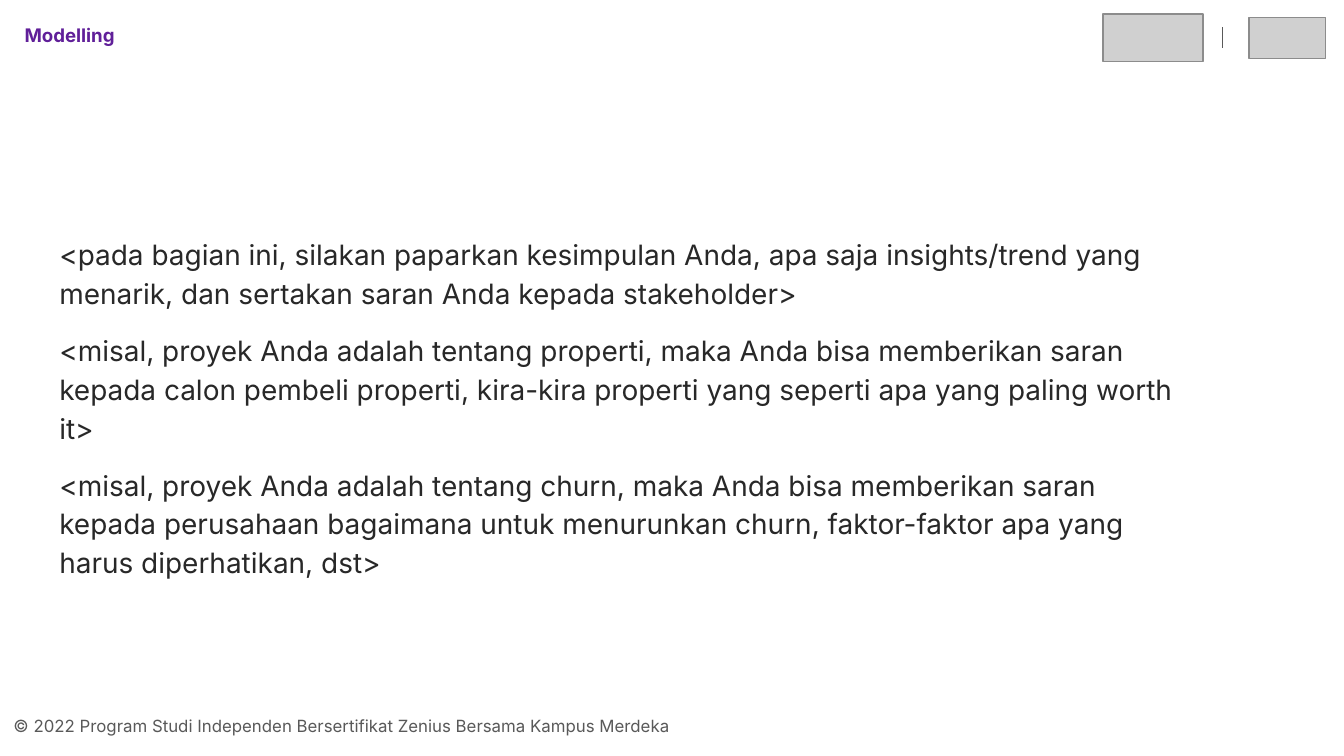
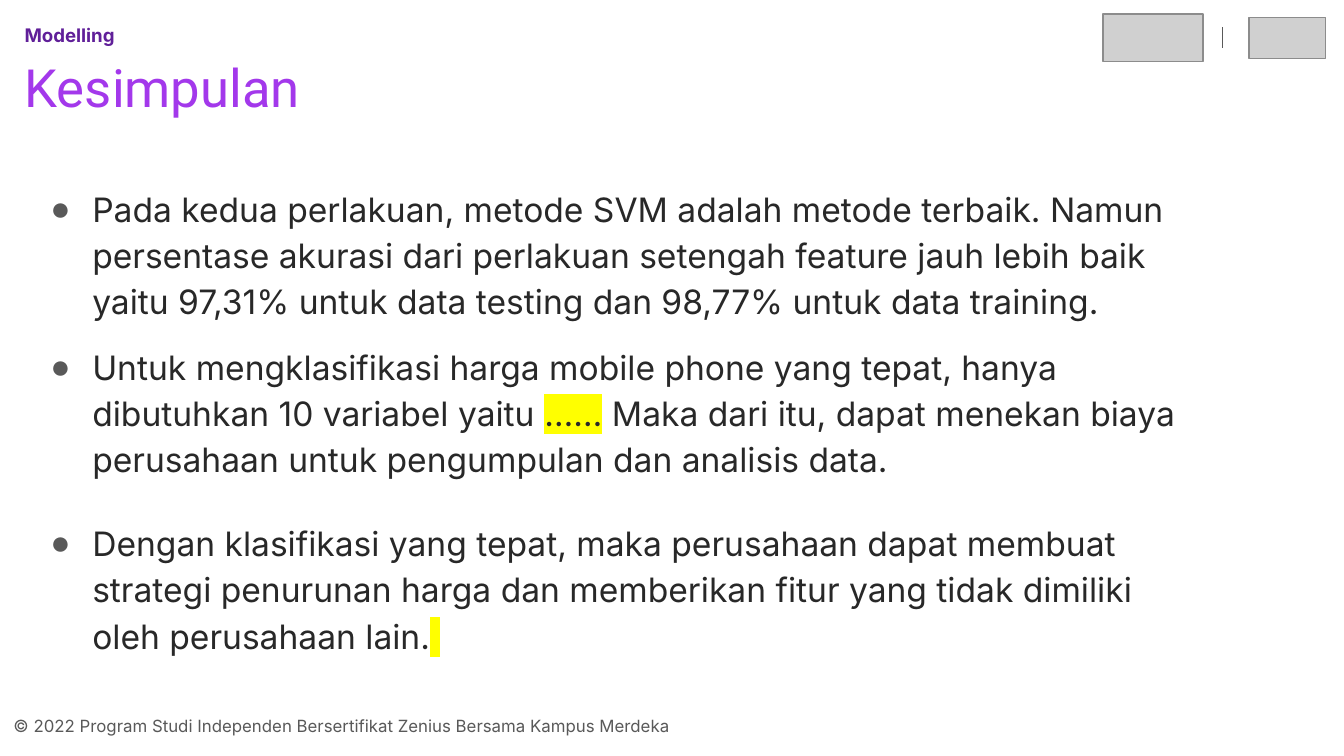
Before and after one commit to Liore-S/mobile-price-classification, a slide deck: slide 18 of Template Final Project.pptx (slide 16 before the commit). Drawn at 1344x756 pixels with LibreOffice and Linux fonts; fonts in the diff are those of the drawing; grey boxes stand for pictures. Boxes give left, top, right and bottom in pixels: in the first picture for what was removed or moved away, otherwise in the second. Text is boxed around its words. In the diff, an @@ line names an element or a change of style, - is before the commit and + after.

```diff
--- a/Template Final Project.pptx
+++ b/Template Final Project.pptx
@@ title added at bbox=[25, 67, 300, 118], 28.2 pt, text #A338EB @@
+Kesimpulan
@@ text at bbox=[92, 196, 1175, 610]: text changed; size 15 to 18 pt @@
-<pada bagian ini, silakan paparkan kesimpulan Anda, apa saja insights/trend yang menarik, dan sertakan saran Anda kepada stakeholder>
-<misal, proyek Anda adalah tentang properti, maka Anda bisa memberikan saran kepada calon pembeli properti, kira-kira properti yang seperti apa yang paling worth it>
-<misal, proyek Anda adalah tentang churn, maka Anda bisa memberikan saran kepada perusahaan bagaimana untuk menurunkan churn, faktor-faktor apa yang harus diperhatikan, dst>
+● Pada kedua perlakuan, metode SVM adalah metode terbaik. Namun persentase akurasi dari perlakuan setengah feature jauh lebih baik yaitu 97,31% untuk data testing dan 98,77% untuk data training.
+● Untuk mengklasifikasi harga mobile phone yang tepat, hanya dibutuhkan 10 variabel yaitu …… Maka dari itu, dapat menekan biaya perusahaan untuk pengumpulan dan analisis data.
+● Dengan klasifikasi yang tepat, maka perusahaan dapat membuat strategi penurunan harga dan memberikan fitur yang tidak dimiliki oleh perusahaan lain.
```
Also in this commit, not shown: 6 other slides changed, 3 slides added, 1 slide removed.
